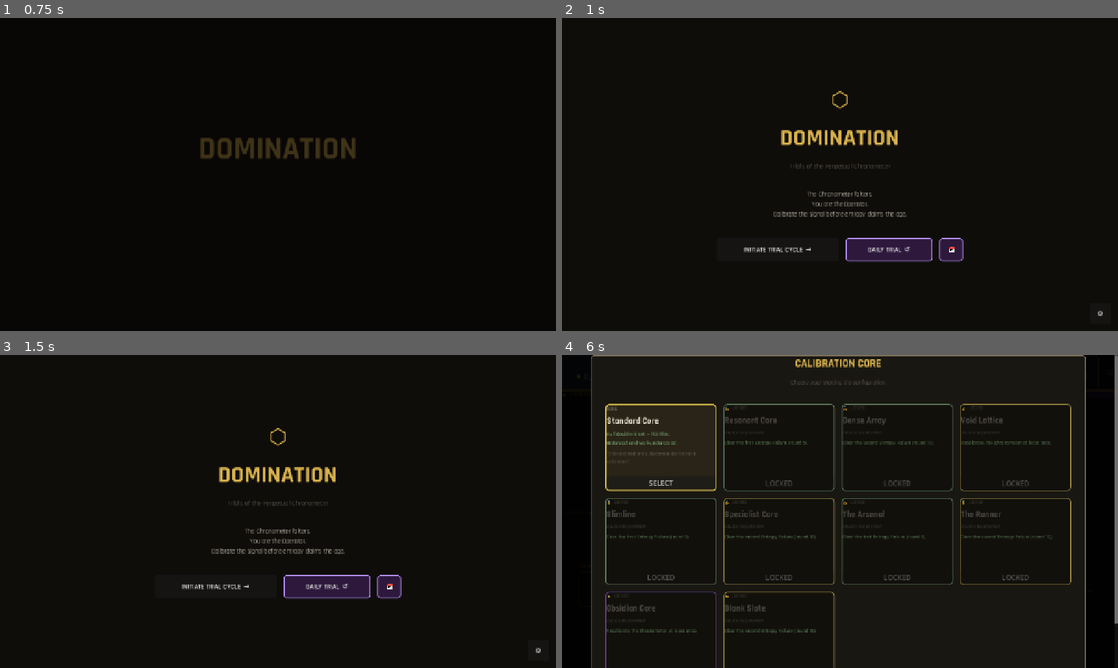
Above: before the commit, frames 1-4 (two rows, left to right).
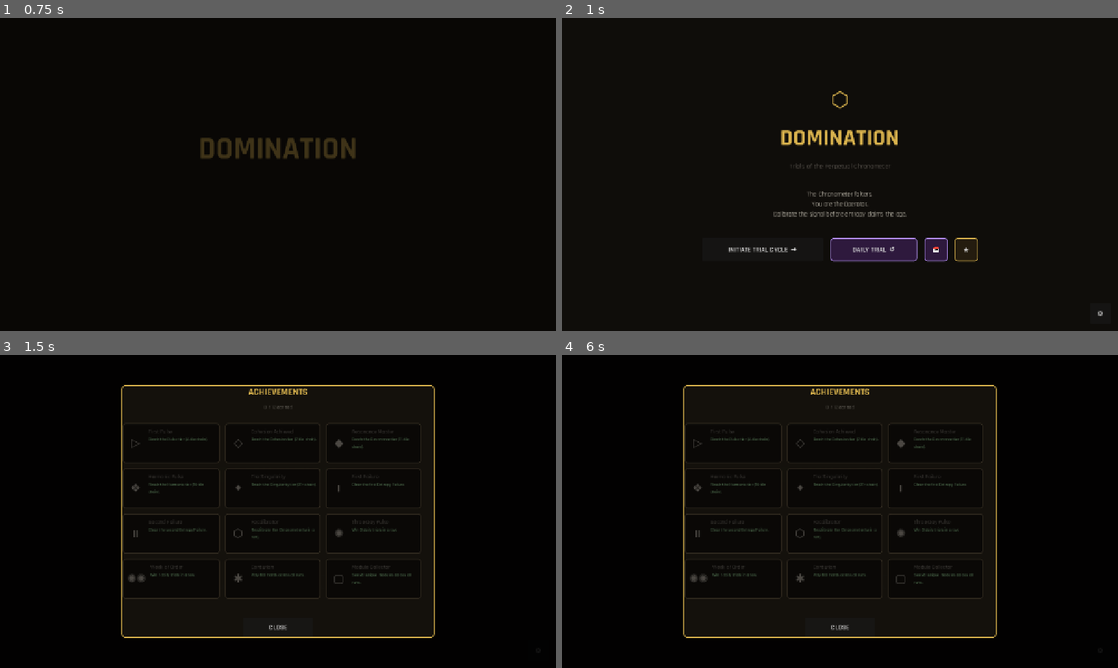
Above: after the commit, the same moments.

Repository: miguelgdoval/domination-godot
Game: Godot game, scene res://scenes/splash.tscn
Two runs of this game, one before a commit and one after it. Both use one fixed random seed, a clock stepped at 60 frames per second and the inputs below.
Inputs (mouse positions are in pixels of both pictures, inside the frame that each line leads up to):
- Up to frame 1 (0.75 s): tap Enter at 0.5, 0.6 s; move the mouse to (400, 158) at 0.52 s; hold D from 0.53 s (still down); click (400, 158) at 0.67 s
- Up to frame 2 (1 s): keep holding D; tap Space at 0.77 s
- Up to frame 3 (1.5 s): release D at 1.25 s; click (405, 586) at 1.25 s, where only the run after the commit has a clickable "★"
- Up to frame 4 (6 s): click "▶ Play Pulse" at 2 s; click "▶ Play Pulse" at 2.75 s; click "⚙" at 3.5 s; click "↩ Undo" at 4.25 s; click "Discard (0)" at 5 s; click "INITIATE TRIAL CYCLE →" at 5.75 s

Frame 1 is identical in both runs. In frame 2, 1.1% of the frame differs, in the area x 30-75%, y 70-78%; in frame 3, 5.8%; in frame 4, 13%, in the area x 5-100%, y 0-100%.

Commit message:
Achievements: 12 milestone badges + browser + run-end notifications
A new visual progression layer parallel to (but distinct from) the core /
protocol unlock gates. Unlocks gate playable content; achievements are
pure milestone markers — bragging-rights badges that show "you did this".

Twelve seeded achievements
--------------------------
Tier ladder (5):
  ▷  First Pulse        — reach Pulse tier (4 tiles)
  ◇  Cohesion Achieved  — reach Cohesion tier (7 tiles)
  ◆  Resonance Master   — reach Resonance tier (11 tiles)
  ❖  Harmonic Pulse     — reach Harmonic tier (16 tiles)
  ✦  The Singularity    — reach Singularity tier (21+ tiles)
Boss arc (2):
  I   First Failure     — clear first Entropy Failure
  II  Second Failure    — clear second Entropy Failure
Run completion (1):
  ⬡  Recalibrator       — recalibrate (win a run)
Daily devotion (2):
  ✺  Three-Day Pulse    — 3-day daily streak
  ✺✺ Week of Order      — 7-day daily streak
Lifetime grind (2):
  ✱  Centurion          — 100 hands across all runs
  ▢  Module Collector   — 20 unique modules seen

All achievements derive from existing SaveManager.lifetime_stats
(plus daily_streak), so no new tracking infrastructure required.

Architecture
------------
- Constants.ACHIEVEMENTS: Array of dicts with id / name / icon / desc
  / type / value. Type is a stat key, value is the threshold.
- Constants.achievement_earned(idx, lifetime, daily_streak): returns
  true if the entry's gate is met. Daily-streak passed separately
  because it's a SaveManager method, not a flat key on lifetime_stats.

Run-end recap surfacing
-----------------------
Snapshot lifetime stats before/after the run, run achievement_earned
on each entry both ways. Anything that crossed appears in a new
"★ ACHIEVEMENTS" section in the run-end stats block, parallel to the
existing "🔓 NEW UNLOCKS" section.

Title-screen browser
--------------------
A new amber-styled ★ button on the title screen opens an achievements
overlay: 3-column scrollable grid of cards, each card showing icon /
name / unlock condition. Earned cards render full-colour with an amber
border; locked cards dim out. Header shows "N / 12 earned" so the
player has a tracker without needing to count.

Lazy-built on first open (same pattern as the daily-history overlay)
so the UI tree stays slim if the player never browses.

Co-Authored-By: Claude Opus 4.7 <noreply@anthropic.com>

Diff:
--- a/scenes/main.gd
+++ b/scenes/main.gd
@@ -327,6 +327,8 @@
 var _btn_daily_trial:      Button   # one attempt per day, deterministic seed
 var _btn_daily_history:    Button   # opens the daily-history overlay
 var _daily_history_overlay: Control # built lazily on first open
+var _btn_achievements:     Button   # opens the achievements overlay
+var _achievements_overlay: Control  # built lazily on first open
 var _settings_overlay:     Control  # volume / mute panel, accessible anywhere
 
 # ---------------------------------------------------------------------------
@@ -413,6 +415,17 @@
 	if _daily_history_overlay != null:
 		_daily_history_overlay.hide()
 
+func _on_achievements_pressed() -> void:
+	if _achievements_overlay == null:
+		_achievements_overlay = _build_achievements_overlay()
+		_title_overlay.get_parent().add_child(_achievements_overlay)
+	_refresh_achievements_overlay()
+	_achievements_overlay.show()
+
+func _on_achievements_close_pressed() -> void:
+	if _achievements_overlay != null:
+		_achievements_overlay.hide()
+
 ## Copy today's daily result to the OS clipboard so the player can
 ## paste it into chat / social. Format is compact and recognisable —
 ## same shape as Wordle / Balatro daily share strings.
@@ -612,6 +625,131 @@
 	row.add_child(score_lbl)
 
 	return row
+
+## Build the achievements browser overlay. Each Constants.ACHIEVEMENTS
+## entry becomes a card showing icon, name, and unlock condition; earned
+## cards render full-colour with a glow border, locked cards are dimmed.
+## Lazy-built (called once on first open).
+func _build_achievements_overlay() -> Control:
+	var overlay := ColorRect.new()
+	overlay.color = Color(0, 0, 0, 0.88)
+	overlay.set_anchors_and_offsets_preset(Control.PRESET_FULL_RECT)
+	overlay.mouse_filter = Control.MOUSE_FILTER_STOP
+
+	var center := CenterContainer.new()
+	center.set_anchors_and_offsets_preset(Control.PRESET_FULL_RECT)
+	overlay.add_child(center)
+
+	var panel := PanelContainer.new()
+	panel.custom_minimum_size = Vector2(720, 580)
+	var ps := StyleBoxFlat.new()
+	ps.bg_color     = Color(0.08, 0.07, 0.05, 0.98)
+	ps.border_color = Color(0.85, 0.70, 0.30)   # warm amber match for "achievement" feel
+	ps.set_border_width_all(2)
+	ps.set_corner_radius_all(8)
+	panel.add_theme_stylebox_override("panel", ps)
+	center.add_child(panel)
+
+	var vbox := VBoxContainer.new()
+	vbox.add_theme_constant_override("separation", 12)
+	panel.add_child(vbox)
+
+	var title := _make_label("ACHIEVEMENTS", C_TITLE_GLOW, 22)
+	title.horizontal_alignment = HORIZONTAL_ALIGNMENT_CENTER
+	vbox.add_child(title)
+
+	var sub := _make_label("", C_DIM, 12)
+	sub.horizontal_alignment = HORIZONTAL_ALIGNMENT_CENTER
+	sub.set_meta("ach_summary", true)
+	vbox.add_child(sub)
+
+	vbox.add_child(_make_hsep())
+
+	var scroll := ScrollContainer.new()
+	scroll.custom_minimum_size = Vector2(680, 420)
+	scroll.size_flags_vertical = Control.SIZE_EXPAND_FILL
+	vbox.add_child(scroll)
+	var grid := GridContainer.new()
+	grid.columns = 3
+	grid.add_theme_constant_override("h_separation", 12)
+	grid.add_theme_constant_override("v_separation", 12)
+	scroll.add_child(grid)
+	vbox.set_meta("ach_grid", grid)
+
+	vbox.add_child(_make_hsep())
+
+	var btn_row := HBoxContainer.new()
+	btn_row.alignment = BoxContainer.ALIGNMENT_CENTER
+	vbox.add_child(btn_row)
+	btn_row.add_child(_make_button("CLOSE",
+		_on_achievements_close_pressed, Vector2(160, 44)))
+
+	return overlay
+
+func _refresh_achievements_overlay() -> void:
+	if _achievements_overlay == null:
+		return
+	var root: Node = _achievements_overlay.get_child(0).get_child(0).get_child(0)
+	var lifetime: Dictionary = SaveManager.get_lifetime_stats()
+	var streak:   int        = SaveManager.daily_streak()
+
+	var earned_n: int = 0
+	for i in range(Constants.ACHIEVEMENTS.size()):
+		if Constants.achievement_earned(i, lifetime, streak):
+			earned_n += 1
+	for child in root.get_children():
+		if child is Label and child.has_meta("ach_summary"):
+			child.text = "%d / %d earned" % [earned_n, Constants.ACHIEVEMENTS.size()]
+			break
+
+	var grid: GridContainer = root.get_meta("ach_grid")
+	for child in grid.get_children():
+		child.queue_free()
+	for i in range(Constants.ACHIEVEMENTS.size()):
+		var earned: bool = Constants.achievement_earned(i, lifetime, streak)
+		grid.add_child(_build_achievement_card(Constants.ACHIEVEMENTS[i], earned))
+
+func _build_achievement_card(a: Dictionary, earned: bool) -> Control:
+	var panel := PanelContainer.new()
+	panel.custom_minimum_size = Vector2(216, 92)
+	var s := StyleBoxFlat.new()
+	if earned:
+		s.bg_color     = Color(0.14, 0.11, 0.06)
+		s.border_color = Color(0.85, 0.70, 0.30)
+	else:
+		s.bg_color     = Color(0.06, 0.05, 0.04)
+		s.border_color = Color(0.28, 0.24, 0.18)
+	s.set_border_width_all(2)
+	s.set_corner_radius_all(6)
+	s.set_content_margin_all(10)
+	panel.add_theme_stylebox_override("panel", s)
+	if not earned:
+		panel.modulate = Color(0.65, 0.65, 0.65)
+
+	var hbox := HBoxContainer.new()
+	hbox.add_theme_constant_override("separation", 10)
+	panel.add_child(hbox)
+
+	var icon := _make_label(String(a.get("icon", "?")),
+		Color(0.85, 0.70, 0.30) if earned else C_DIM, 26)
+	icon.custom_minimum_size = Vector2(40, 0)
+	icon.horizontal_alignment = HORIZONTAL_ALIGNMENT_CENTER
+	icon.vertical_alignment   = VERTICAL_ALIGNMENT_CENTER
+	hbox.add_child(icon)
+
+	var col := VBoxContainer.new()
+	col.size_flags_horizontal = Control.SIZE_EXPAND_FILL
+	col.add_theme_constant_override("separation", 2)
+	hbox.add_child(col)
+
+	col.add_child(_make_label(String(a.get("name", "?")),
+		C_TEXT if earned else C_DIM, 13))
+	var desc_lbl := _make_label(String(a.get("desc", "")), C_PREVIEW, 10)
+	desc_lbl.autowrap_mode = TextServer.AUTOWRAP_WORD_SMART
+	desc_lbl.custom_minimum_size = Vector2(150, 0)
+	col.add_child(desc_lbl)
+
+	return panel
 
 ## Update the Daily Trial button label and enabled state. Called from
 ## _show_title and from anywhere that might transition back to the title.
@@ -1757,6 +1895,7 @@
 	})
 	var lt_after: Dictionary = SaveManager.get_lifetime_stats()
 	var new_unlocks: Array = _detect_new_unlocks(lt_before, lt_after)
+	var new_achievements: Array = _detect_new_achievements(lt_before, lt_after)
 	SaveManager.clear_run()
 	# Music cue
 	AudioManager.play_music("menu_theme")
@@ -1833,6 +1972,13 @@
 		for u in new_unlocks:
 			stat_lines.append([u["kind"], u["name"]])
 
+	# Newly-earned achievements — separate from unlocks (unlocks gate
+	# playable content; achievements are pure milestone markers).
+	if not new_achievements.is_empty():
+		stat_lines.append(["─── ★ ACHIEVEMENTS ───", ""])
+		for a in new_achievements:
+			stat_lines.append(["%s  %s" % [a["icon"], a["name"]], ""])
+
 	var stat_labels: Array = []
 	for pair in stat_lines:
 		var row := HBoxContainer.new()
@@ -2215,6 +2361,20 @@
 		return
 	_boss_effect_lbl.text = "⚠  %s" % Constants.BOSS_NAMES[etapa]
 	_boss_effect_lbl.visible = true
+
+## Compare lifetime stats before/after accumulating this run's data and
+## return any achievements that crossed their gate. Achievements use the
+## SAME pattern as unlock gates (so the same lifetime keys drive them),
+## plus a daily-streak gate that requires SaveManager.daily_streak().
+func _detect_new_achievements(before: Dictionary, after: Dictionary) -> Array:
+	var streak: int = SaveManager.daily_streak()
+	var earned: Array = []
+	for i in range(Constants.ACHIEVEMENTS.size()):
+		var was: bool = Constants.achievement_earned(i, before, streak)
+		var now: bool = Constants.achievement_earned(i, after,  streak)
+		if not was and now:
+			earned.append(Constants.ACHIEVEMENTS[i])
+	return earned
 
 ## Compare lifetime stats before/after accumulating this run's data and
 ## return a list of cores/protocols that just crossed their unlock gates.
@@ -4310,6 +4470,22 @@
 	_btn_daily_history.add_theme_stylebox_override("hover", ds_hov)
 	btn_row.add_child(_btn_daily_history)
 
+	# Achievements browser — amber-styled to match the achievement panel.
+	# Always visible so first-time players see the feature exists.
+	_btn_achievements = _make_button("★",
+		_on_achievements_pressed, Vector2(54, 54))
+	var as_style := StyleBoxFlat.new()
+	as_style.bg_color     = Color(0.14, 0.11, 0.06)
+	as_style.border_color = Color(0.85, 0.70, 0.30)
+	as_style.set_border_width_all(2)
+	as_style.set_corner_radius_all(6)
+	as_style.set_content_margin_all(10)
+	_btn_achievements.add_theme_stylebox_override("normal", as_style)
+	var as_hov := as_style.duplicate() as StyleBoxFlat
+	as_hov.bg_color = Color(0.20, 0.15, 0.08)
+	_btn_achievements.add_theme_stylebox_override("hover", as_hov)
+	btn_row.add_child(_btn_achievements)
+
 	# "Continue Run" — hidden until SaveManager confirms a mid-run save exists
 	_btn_continue_run = _make_button(
 		"CONTINUE RUN  ↩", _on_continue_run_pressed, Vector2(200, 54))
--- a/scripts/constants.gd
+++ b/scripts/constants.gd
@@ -174,6 +174,78 @@
 	return unlock_met(PROTOCOL_UNLOCKS[i], lifetime)
 
 # ---------------------------------------------------------------------------
+# Achievements — visual progression markers, independent of core/protocol
+# unlock gates. Earned by hitting lifetime-stat thresholds. No additional
+# tracking required: derived from SaveManager.get_lifetime_stats().
+# ---------------------------------------------------------------------------
+## Each entry:
+##   id   — stable string for save persistence
+##   name — short display title
+##   icon — single-glyph badge symbol
+##   desc — short unlock condition shown on the badge card
+##   type — stat key in lifetime stats: best_tier / best_round / wins /
+##          daily_streak / hands_played / modules_seen / doubles_played
+##   value — threshold the stat must meet
+const ACHIEVEMENTS: Array[Dictionary] = [
+	{"id": "tier_pulse",      "name": "First Pulse",       "icon": "▷",
+	 "desc": "Reach the Pulse tier (4-tile chain).",
+	 "type": "best_tier",      "value": 0},
+	{"id": "tier_cohesion",   "name": "Cohesion Achieved", "icon": "◇",
+	 "desc": "Reach the Cohesion tier (7-tile chain).",
+	 "type": "best_tier",      "value": 1},
+	{"id": "tier_resonance",  "name": "Resonance Master",  "icon": "◆",
+	 "desc": "Reach the Resonance tier (11-tile chain).",
+	 "type": "best_tier",      "value": 2},
+	{"id": "tier_harmonic",   "name": "Harmonic Pulse",    "icon": "❖",
+	 "desc": "Reach the Harmonic tier (16-tile chain).",
+	 "type": "best_tier",      "value": 3},
+	{"id": "tier_singularity","name": "The Singularity",   "icon": "✦",
+	 "desc": "Reach the Singularity tier (21+ chain).",
+	 "type": "best_tier",      "value": 4},
+	{"id": "boss1",           "name": "First Failure",     "icon": "I",
+	 "desc": "Clear the first Entropy Failure.",
+	 "type": "best_round",     "value": 5},
+	{"id": "boss2",           "name": "Second Failure",    "icon": "II",
+	 "desc": "Clear the second Entropy Failure.",
+	 "type": "best_round",     "value": 10},
+	{"id": "recalibrator",    "name": "Recalibrator",      "icon": "⬡",
+	 "desc": "Recalibrate the Chronometer (win a run).",
+	 "type": "wins",           "value": 1},
+	{"id": "streak3",         "name": "Three-Day Pulse",   "icon": "✺",
+	 "desc": "Win 3 daily trials in a row.",
+	 "type": "daily_streak",   "value": 3},
+	{"id": "streak7",         "name": "Week of Order",     "icon": "✺✺",
+	 "desc": "Win 7 daily trials in a row.",
+	 "type": "daily_streak",   "value": 7},
+	{"id": "centurion",       "name": "Centurion",         "icon": "✱",
+	 "desc": "Play 100 hands across all runs.",
+	 "type": "hands_played",   "value": 100},
+	{"id": "collector",       "name": "Module Collector",  "icon": "▢",
+	 "desc": "See 20 unique modules across all runs.",
+	 "type": "modules_seen",   "value": 20},
+]
+
+## Returns true if the achievement at `idx` is earned given a lifetime
+## stats dict (from SaveManager.get_lifetime_stats() or daily helpers).
+## `daily_streak` is passed in via the `extra` arg since it's computed
+## by the SaveManager rather than a flat key on lifetime_stats.
+static func achievement_earned(idx: int, lifetime: Dictionary,
+		daily_streak: int = 0) -> bool:
+	if idx < 0 or idx >= ACHIEVEMENTS.size():
+		return false
+	var a: Dictionary = ACHIEVEMENTS[idx]
+	var t: String = a.get("type", "")
+	var v: int    = int(a.get("value", 0))
+	match t:
+		"best_tier":     return int(lifetime.get("best_tier", -1)) >= v
+		"best_round":    return int(lifetime.get("best_round", 0)) >= v
+		"wins":          return int(lifetime.get("wins", 0)) >= v
+		"hands_played":  return int(lifetime.get("hands_played", 0)) >= v
+		"modules_seen":  return int(Array(lifetime.get("modules_seen", [])).size()) >= v
+		"daily_streak":  return daily_streak >= v
+		_: return false
+
+# ---------------------------------------------------------------------------
 # Rarity
 # ---------------------------------------------------------------------------
 enum Rarity { BONE = 0, CARVED = 1, IVORY = 2, OBSIDIAN = 3 }
